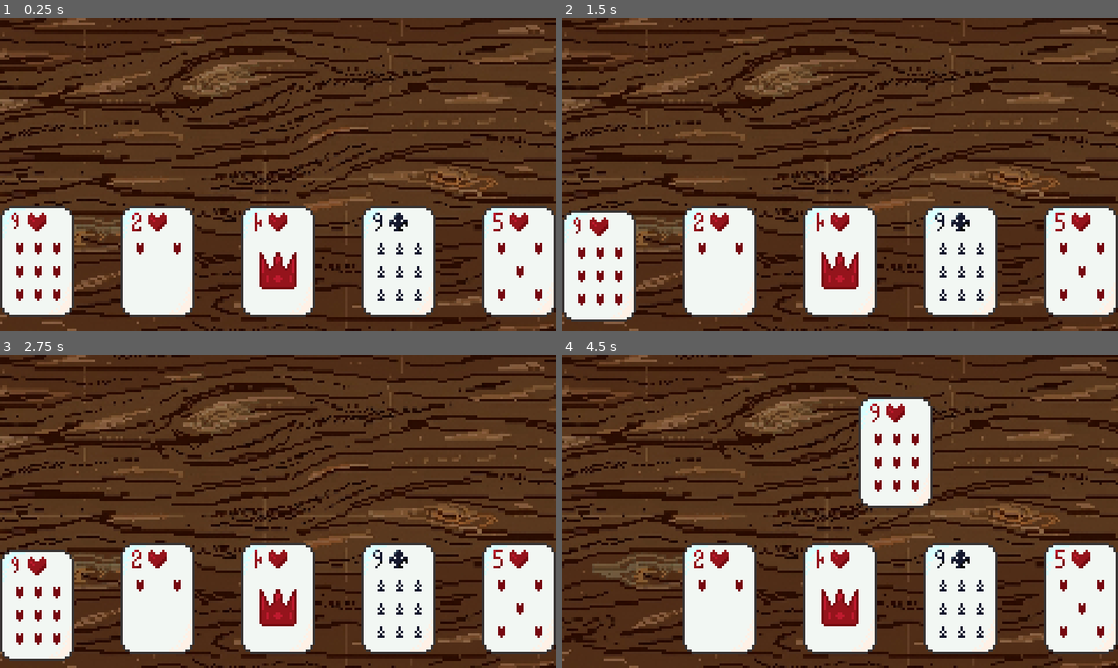
Above: before the commit, frames 1-4 (two rows, left to right).
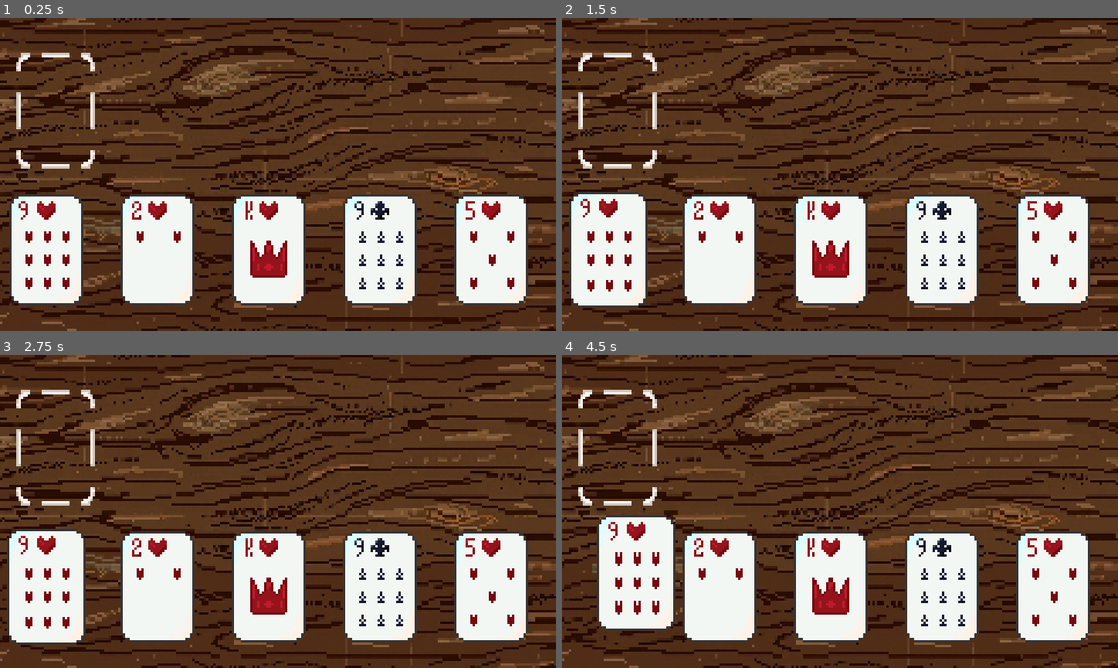
Above: after the commit, the same moments.

Repository: TESTLYgribble/CRAD
Game: Godot game, scene res://Scenes/main.tscn
Same seed, same stepped clock (60 frames per second), same inputs: the game is played once before the commit and once after it.
Inputs (mouse positions are in pixels of both pictures, inside the frame that each line leads up to):
- Up to frame 1 (0.25 s): no input
- Up to frame 2 (1.5 s): click (600, 262) at 0.52 s; click (600, 265) at 1.27 s
- Up to frame 3 (2.75 s): click (38, 602) at 2.02 s
- Up to frame 4 (4.5 s): tap Enter at 2.75, 4.25 s; move the mouse to (962, 495) at 2.77 s; tap Space at 3.5 s; move the mouse to (728, 527) at 3.52 s; move the mouse to (895, 442) at 4.27 s

The runs differ from the first frame. In frame 1, 18% of the frame differs, in the area x 0-100%, y 11-96%; in frame 2, 18%; in frame 3, 19%; in frame 4, 25%, in the area x 2-100%, y 11-96%.

Commit message:
added slots where cards can be placed

Diff:
--- a/Scenes/UserInterface.tscn
+++ b/Scenes/UserInterface.tscn
@@ -2,14 +2,7 @@
 
 [ext_resource type="Script" uid="uid://cffbovasnib8c" path="res://Scripts/user_interface.gd" id="1_ofew4"]
 
-[node name="User Interface" type="Control" unique_id=1365567506]
-layout_mode = 3
-anchors_preset = 15
-anchor_right = 1.0
-anchor_bottom = 1.0
-offset_top = 1.0
-grow_horizontal = 2
-grow_vertical = 2
+[node name="User Interface" type="Node2D" unique_id=1758305834]
 
 [node name="Card_Hand" type="Node2D" parent="." unique_id=643259707]
 script = ExtResource("1_ofew4")
--- a/Scenes/card.tscn
+++ b/Scenes/card.tscn
@@ -245,18 +245,22 @@
 pattern_11 = SubResource("TileMapPattern_yvxpl")
 pattern_12 = SubResource("TileMapPattern_uf1hq")
 
-[node name="Card" type="Node2D" unique_id=369486260]
+[sub_resource type="RectangleShape2D" id="RectangleShape2D_xnv4g"]
+size = Vector2(32, 48)
+
+[node name="Card" type="Node2D" unique_id=1338958634]
 z_index = 1
 script = ExtResource("1_xnv4g")
 
 [node name="CardDragBox" type="Button" parent="." unique_id=1366979275]
 self_modulate = Color(1, 1, 1, 0)
-offset_right = 32.0
-offset_bottom = 48.0
+offset_left = -16.0
+offset_top = -24.0
+offset_right = 16.0
+offset_bottom = 24.0
 
 [node name="whiteCard" type="Sprite2D" parent="." unique_id=1277861294]
 texture_filter = 1
-position = Vector2(16, 24)
 texture = ExtResource("2_u5wvb")
 region_enabled = true
 region_rect = Rect2(94, 79, 32, 48)
@@ -285,5 +289,18 @@
 occlusion_enabled = false
 script = ExtResource("7_pyy63")
 
+[node name="CardArea" type="Area2D" parent="." unique_id=153467156]
+position = Vector2(-16, -24)
+
+[node name="cardHitbox" type="CollisionShape2D" parent="CardArea" unique_id=2130797476]
+position = Vector2(16, 24)
+shape = SubResource("RectangleShape2D_xnv4g")
+
 [connection signal="button_down" from="CardDragBox" to="." method="_on_button_button_down"]
 [connection signal="button_up" from="CardDragBox" to="." method="_on_button_button_up"]
+[connection signal="mouse_entered" from="CardDragBox" to="." method="_on_card_drag_box_mouse_entered"]
+[connection signal="mouse_exited" from="CardDragBox" to="." method="_on_card_drag_box_mouse_exited"]
+[connection signal="area_entered" from="CardArea" to="." method="_on_card_area_area_entered"]
+[connection signal="area_exited" from="CardArea" to="." method="_on_card_area_area_exited"]
+[connection signal="mouse_entered" from="CardArea" to="." method="_on_card_area_mouse_entered"]
+[connection signal="mouse_exited" from="CardArea" to="." method="_on_card_area_mouse_exited"]
--- /dev/null
+++ b/Scenes/card_slot.tscn
@@ -0,0 +1,21 @@
+[gd_scene format=3 uid="uid://ev5ydim8nc4n"]
+
+[ext_resource type="Texture2D" uid="uid://br8jagl3ho2ak" path="res://Art/CradnewAssets.png" id="1_2yd5i"]
+[ext_resource type="Script" uid="uid://bc00jbciww63q" path="res://Scripts/card_slot.gd" id="1_dd0t8"]
+
+[sub_resource type="RectangleShape2D" id="RectangleShape2D_dd0t8"]
+size = Vector2(34, 50)
+
+[sub_resource type="AtlasTexture" id="AtlasTexture_nfi2q"]
+atlas = ExtResource("1_2yd5i")
+region = Rect2(66, 0, 34, 50)
+
+[node name="cardSlot" type="Area2D" unique_id=740998261 groups=["DropSlot"]]
+script = ExtResource("1_dd0t8")
+
+[node name="CollisionShape2D" type="CollisionShape2D" parent="." unique_id=1423945832]
+shape = SubResource("RectangleShape2D_dd0t8")
+
+[node name="Sprite2D" type="Sprite2D" parent="." unique_id=1772384756]
+texture_filter = 1
+texture = SubResource("AtlasTexture_nfi2q")
--- a/Scenes/main.tscn
+++ b/Scenes/main.tscn
@@ -2,11 +2,12 @@
 
 [ext_resource type="Script" uid="uid://ccatiqlvcbqvi" path="res://Scripts/main.gd" id="1_bo1nx"]
 [ext_resource type="PackedScene" uid="uid://cn0kjjd3u3ac1" path="res://Scenes/bgTableTop.tscn" id="2_8gbba"]
+[ext_resource type="PackedScene" uid="uid://ev5ydim8nc4n" path="res://Scenes/card_slot.tscn" id="3_8gbba"]
 
 [node name="main" type="Node" unique_id=1845220420]
 script = ExtResource("1_bo1nx")
 
 [node name="backGround" parent="." unique_id=1590379101 instance=ExtResource("2_8gbba")]
 
-[node name="cardPlacement" type="Marker2D" parent="." unique_id=559062089]
-position = Vector2(0, 75)
+[node name="cardSlot" parent="." unique_id=116369943 instance=ExtResource("3_8gbba")]
+position = Vector2(24, 40)
--- a/Scripts/card.gd
+++ b/Scripts/card.gd
@@ -3,6 +3,7 @@
 const val: Array[String] = ["A","2","3","4","5","6","7","8","9","10","K","Q","J"]
 const cardTypes = ["spd","clvr","dmnd","hrts"]
 
+@onready var white_card = get_node_or_null("whiteCard")
 @onready var card_symbol = get_node_or_null("whiteCard/Card_symbol")
 @onready var card_value = get_node_or_null("whiteCard/Card_Value")
 @onready var card_face = get_node_or_null("whiteCard/Card_face/Card_face_pattern")
@@ -18,24 +19,56 @@
 }
 
 var isCardDragged = false
+var cardDraggable = false
 var cardDragOffset = Vector2(0,0)
+var isInSlot = false
+var slotref
+var initialPos: Vector2
 
 func _process(_delta: float) -> void:
 	if isCardDragged:
 		position = get_global_mouse_position() - cardDragOffset
 
 
+func _on_card_drag_box_mouse_entered() -> void:
+	if not isCardDragged:
+		white_card.scale = Vector2(1.05, 1.05)
+
+
+func _on_card_drag_box_mouse_exited() -> void:
+	if not isCardDragged:
+		white_card.scale = Vector2(1, 1)
+
+func _on_card_area_area_entered(area: Area2D) -> void:
+	if area.is_in_group("DropSlot"):
+		isInSlot = true
+		slotref = area
+
+
+func _on_card_area_area_exited(area: Area2D) -> void:
+	if area.is_in_group("DropSlot"):
+		isInSlot = false
+
+
 
 func _on_button_button_down() -> void:
+
 	isCardDragged = true
 	cardDragOffset = get_global_mouse_position() - global_position
 
 
 func _on_button_button_up() -> void:
 	isCardDragged = false
+	var tween = get_tree().create_tween()
+	if isInSlot:
+		tween.tween_property(self,"position",slotref.global_position,0.2).set_ease(Tween.EASE_OUT)
+	else:
+		tween.tween_property(self,"global_position",initialPos,0.2).set_ease(Tween.EASE_OUT)
 
 
 
+func _ready():
+	add_to_group("cards")
 
 
 
--- /dev/null
+++ b/Scripts/card_slot.gd
@@ -0,0 +1,9 @@
+extends Area2D
+
+func _process(_delta):
+	for card in get_tree().get_nodes_in_group("cards"):
+		if card.isCardDragged:
+			visible = true
+			return
+
+	visible = true
--- a/Scripts/main.gd
+++ b/Scripts/main.gd
@@ -6,7 +6,7 @@
 
 var gen_hand: Array = []
 
-@export var new_Card: PackedScene = preload("res://Scenes/card.tscn")
+
 @export var new_card_Place: PackedScene = preload("res://Scenes/UserInterface.tscn")
 
 func debug_info():
@@ -16,8 +16,9 @@
 	var card_Place = new_card_Place.instantiate()
 	add_child(card_Place)
 	var deckHand = card_Place.get_node("Card_Hand")
-	var Hand = deckHand.card_spawn(0,80)
+	var Hand = deckHand.card_spawn(20,100)
 	gen_hand.append(Hand)
+
 
 
 func _ready() -> void:
--- a/Scripts/user_interface.gd
+++ b/Scripts/user_interface.gd
@@ -3,9 +3,10 @@
 @export var new_Card: PackedScene = preload("res://Scenes/card.tscn")
 
 
+
 func card_spawn(cardPos_X:int,cardPos_Y:int):
 	var Hand: Array = []
-	const cardOffset: int = 52
+	const cardOffset: int = 48
 	const maxHandSize = 5
 
 	while Hand.size() < maxHandSize:
@@ -25,6 +26,7 @@
 
 		Hand.append(cardDets)
 		card.position = Vector2(cardPos_X + ((Hand.size() - 1) * cardOffset),cardPos_Y)
+		card.initialPos = card.global_position
 
 	var children = get_children()
 
Binary file changed: Art/CradnewAssets.png
Not shown, added: Scripts/card_slot.gd.uid
